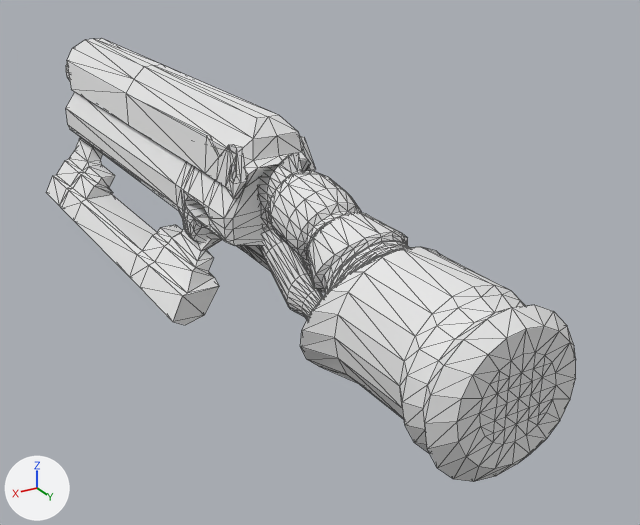
The OBJ model xkill-models/rifle.obj as it was, and as the next commit left it.
Before and after are seen from a camera (50 mm lens) standing at (0.363, 0.581, 0.307) and looking at (-0.066, -0.134, -0.05). The lights are fixed; the arrows at lower left show +X, +Y and +Z. Mesh edges are drawn as thin lines. Where no turn or scale is listed for an object, it has been applied to the vertices. Vertices at the same position are counted once.

The older version as bpy lines, for what is in view:
```python
me_rifle = bpy.data.meshes.new('rifle')
me_rifle.from_pydata(...)  # 1747 vertices, 3384 faces; spans x -0.087..0.087, y -0.682..0.225, z -0.095..0.114
me_rifle.materials.append(mat_none)  # white #e7e7e7
ob_rifle = bpy.data.objects.new('rifle', me_rifle)
ob_rifle.location = (0.0, 0.0, 0.0)
```
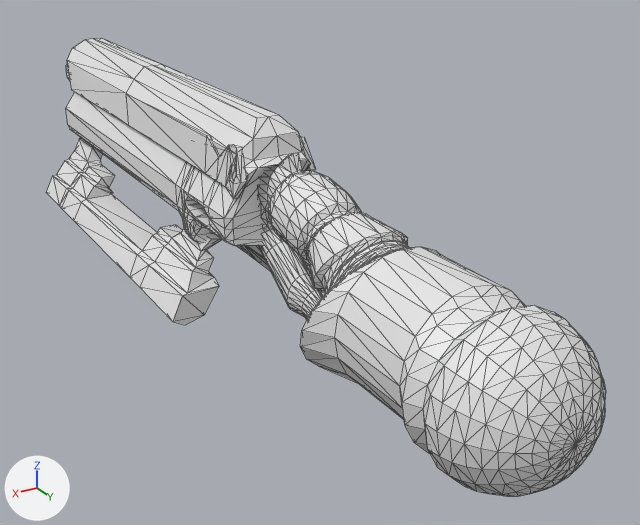
The newer file is also turned or shifted as a whole; pictures and numbers use the older file's frame.

Pixel boxes (x1, y1, x2, y2) of what changed, in the pictures (640 x 525 px):
```json
{"object": "rifle", "change": "reshaped", "before": [46, 38, 576, 482], "after": [46, 38, 606, 496]}
{"part": 1, "of": "me_rifle", "change": "built on", "before": [425, 305, 576, 482], "after": [425, 305, 606, 496]}
```

Edits to the scene script, one JSON object a line:
```json
{"block": "me_rifle", "where": "# used by ob_rifle; location = (0.0, 0.0, 0.0)"}
{"op": "remove", "block": "me_rifle", "code": "me_rifle.from_pydata(...)  # 1747 vertices, 3384 faces; spans x -0.087..0.087, y -0.682..0.225, z -0.095..0.114"}
{"op": "remove", "block": "me_rifle", "code": "me_rifle.materials.append(mat_none)  # white #e7e7e7"}
{"op": "add", "block": "me_rifle", "code": "me_rifle.from_pydata(...)  # 1863 vertices, 3616 faces; spans x -0.087..0.087, y -0.682..0.276, z -0.095..0.114"}
{"block": "me_rifle", "change": "me_rifle part 1"}
{"block": "me_rifle", "change": "55 vertices are removed from x -0.051..0.048, y 0.225, z -0.05..0.049"}
{"block": "me_rifle", "change": "138 faces are deleted"}
{"block": "me_rifle", "change": "10 vertices move from x -0.048..0.051, y 0.225, z -0.04..0.052 to x -0.051..0.06, y 0.222..0.241, z -0.064..0.059"}
{"block": "me_rifle", "change": "171 vertices are added at x -0.063..0.063, y 0.222..0.276, z -0.067..0.057"}
{"block": "me_rifle", "change": "370 new faces join them"}
```
